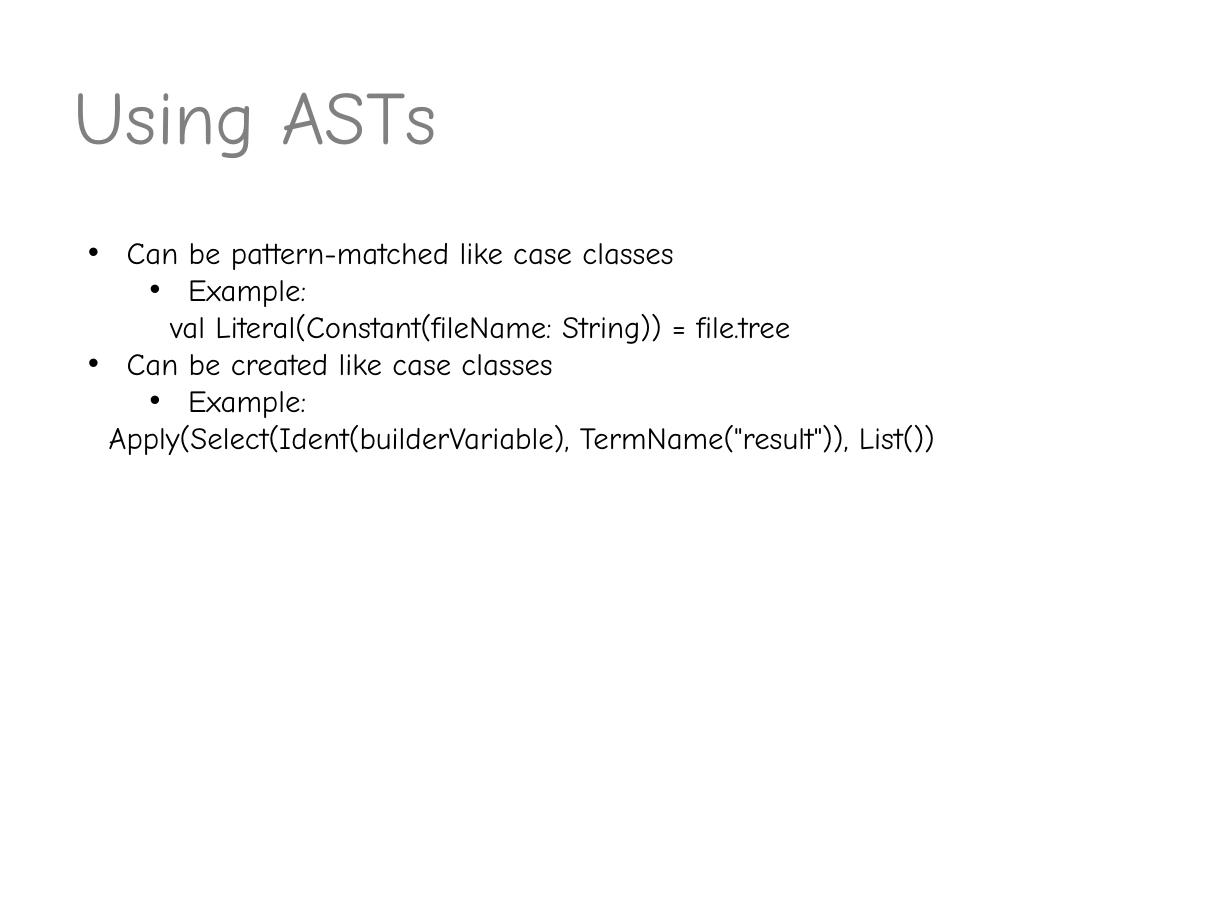
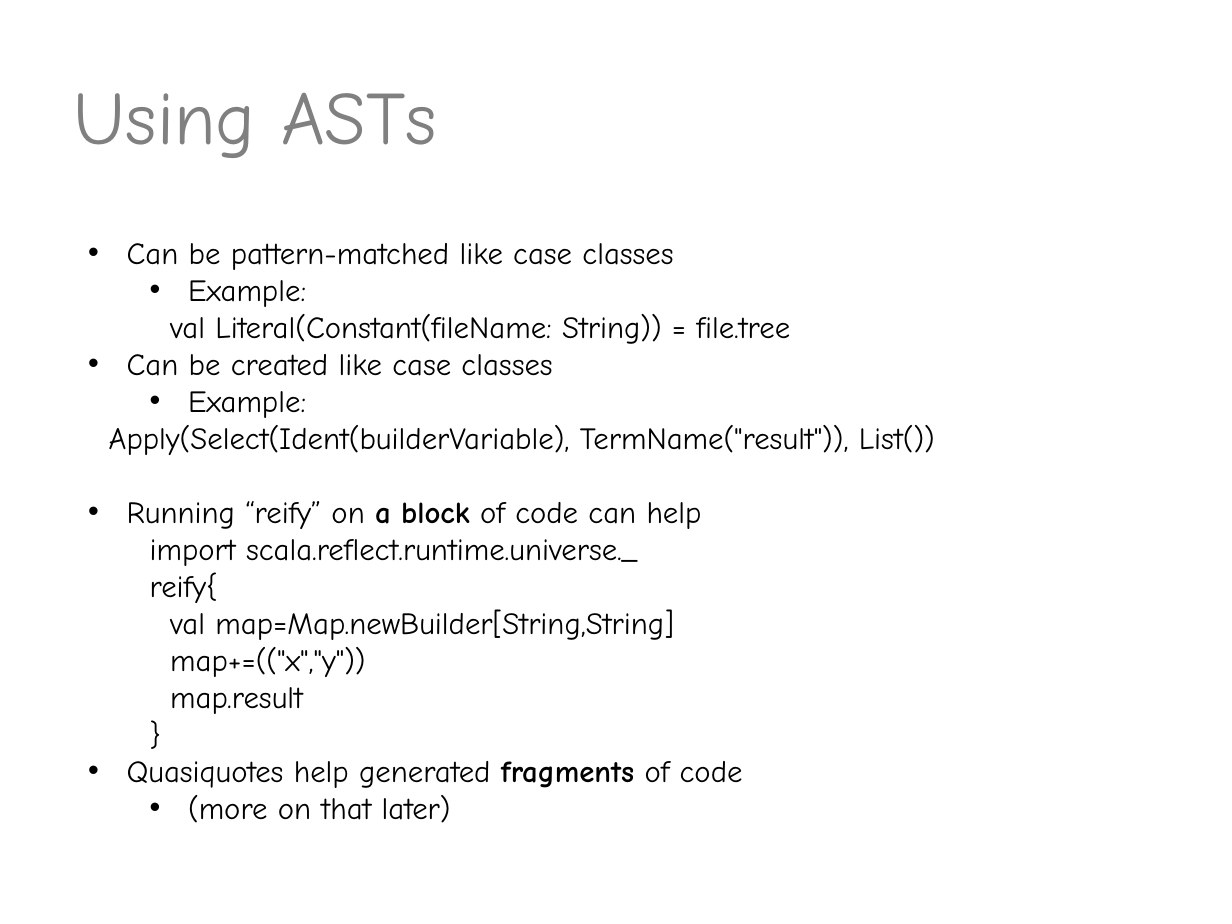
Before and after one commit to valdisxp1/scala-metaprograming-fun, a slide deck: slide 6 of Scala_metaprogramming.pptx. Drawn at 1232x924 pixels with LibreOffice and Linux fonts; fonts in the diff are those of the drawing. Boxes give left, top, right and bottom in pixels: in the first picture for what was removed or moved away, otherwise in the second. Text is boxed around its words. In the diff, an @@ line names an element or a change of style, - is before the commit and + after.

Commit message:
AST usage explained

```diff
--- a/Scala_metaprogramming.pptx
+++ b/Scala_metaprogramming.pptx
@@ text at <box>127,501,743,823</box>: paragraphs added @@
+• Running “reify” on a block of code can help
+  import scala.reflect.runtime.universe._
+  reify{
+  val map=Map.newBuilder[String,String]
+  map+=(("x","y"))
+  map.result
+  }
+• Quasiquotes help generated fragments of code
+  • (more on that later)
```
